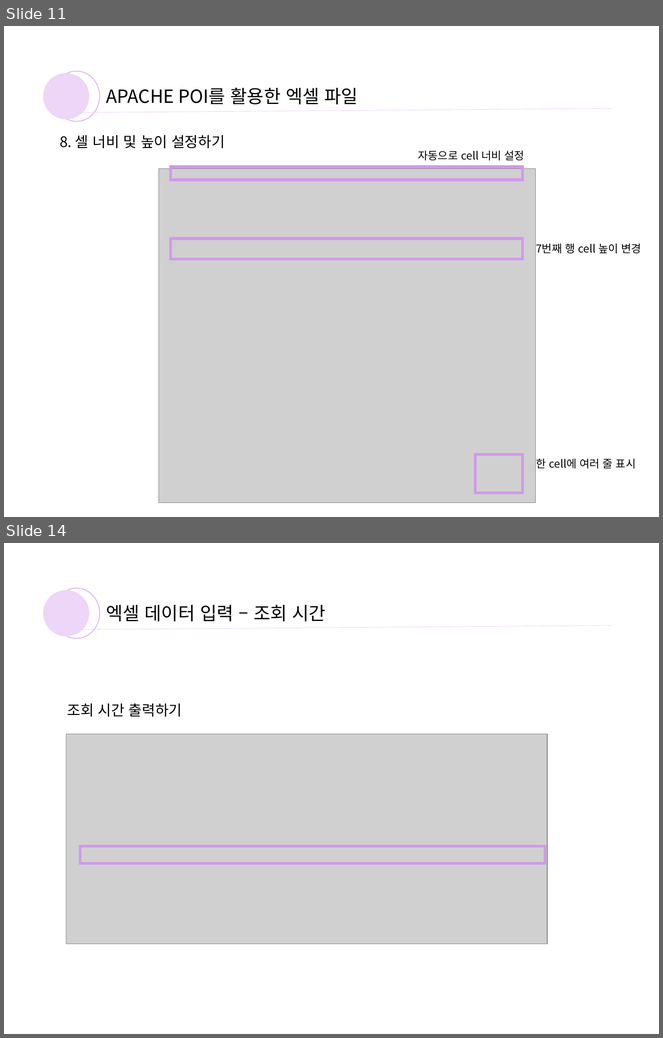
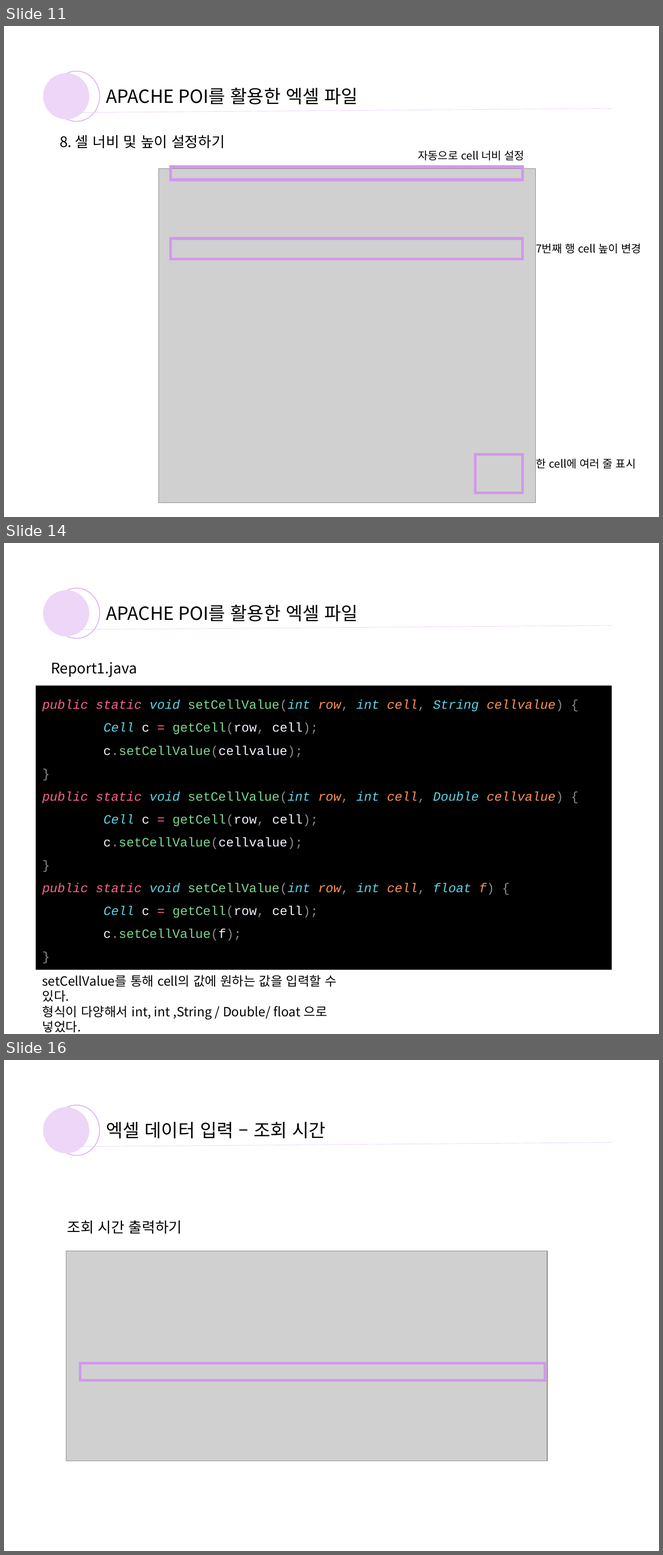
Before and after one commit to yoosooop/INTERN_log, a slide deck: bms 엑셀 파일 생성.pptx. Shown one above the other, each under a label of ours: slides 11 and 14 before the commit, slides 11, 14 and 16 after it; the slides between them are not shown. The pictures are 663x1038 and 663x1555 pixels, drawn with LibreOffice and Linux fonts; fonts in the diff are those of the drawing; grey boxes stand for pictures. Boxes give left, top, right and bottom in pixels: in the first picture for what was removed or moved away, otherwise in the second. Text is boxed around its words. In the diff, an @@ line names an element or a change of style, - is before the commit and + after.

```diff
--- a/bms 엑셀 파일 생성.pptx
+++ b/bms 엑셀 파일 생성.pptx
@@ slide 14 added at (4,543,659,1034), background #FFFFFF @@
@@ ellipse added at (53,588,99,639), outline #D298EC 1 pt @@
@@ ellipse added at (44,590,89,636), fill #EDD6F7 @@
@@ text added at (106,604,358,622), 20 pt, text #000000 @@
+APACHE POI를 활용한 엑셀 파일
@@ line added from (83, 629) to (612, 626), #EDD6F7 0.5 pt @@
@@ text added at (51,662,138,677), 16 pt, text #000000 @@
+Report1.java
@@ rectangle added at (36,686,612,970), fill #000000, 14 pt, text #7BD88F @@
+public static void setCellValue(int row, int cell, String cellvalue) {
+Cell c = getCell(row, cell);
+c.setCellValue(cellvalue);
+}
+public static void setCellValue(int row, int cell, Double cellvalue) {
+Cell c = getCell(row, cell);
+c.setCellValue(cellvalue);
+}
+public static void setCellValue(int row, int cell, float f) {
+Cell c = getCell(row, cell);
+c.setCellValue(f);
+}
@@ text added at (42,975,337,1033), 14 pt, text #000000 @@
+setCellValue를 통해 cell의 값에 원하는 값을 입력할 수 있다.
+형식이 다양해서 int, int ,String / Double/ float 으로 넣었다.
@@ what was slide 14 is now slide 16 @@
```
Also in this commit, not shown: 12 slides changed, 11 other slides added.
